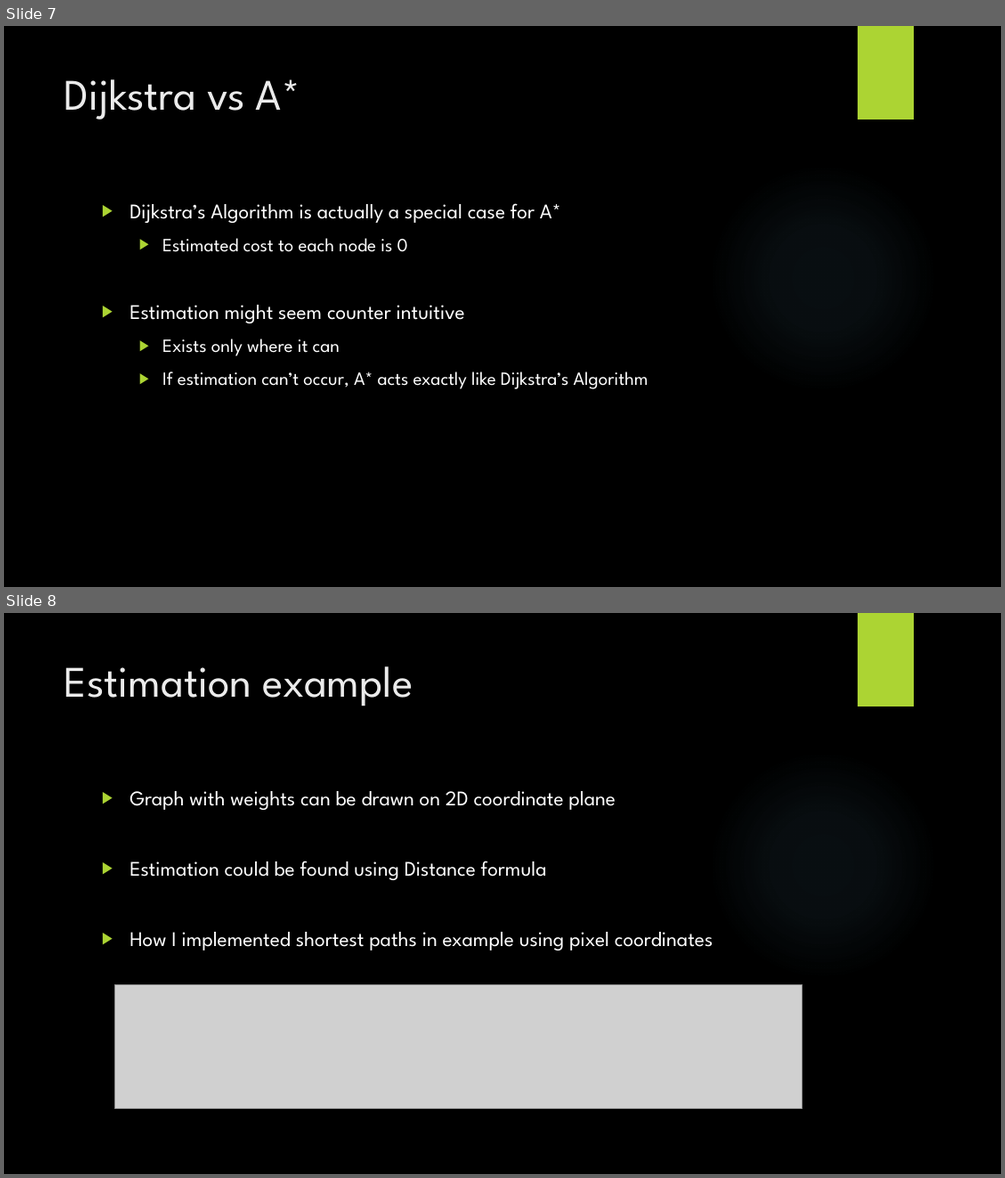
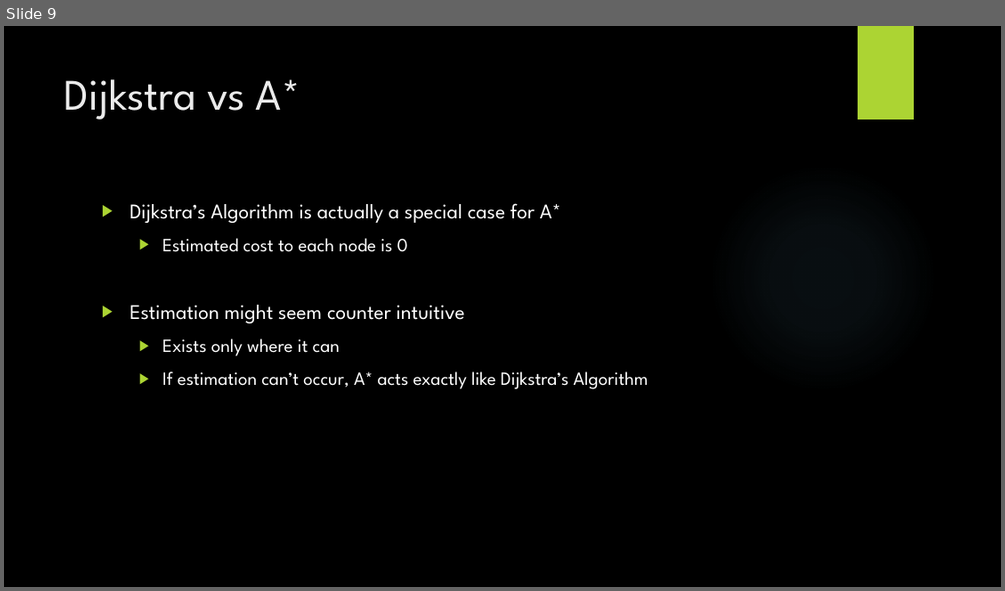
Before and after one commit to StevenPG/GraphTheoryProject2016, a slide deck: Documents/GraphTheoryPresentation.pptx. Shown one above the other, each under a label of ours: slides 7 and 8 before the commit, slide 9 after it. The pictures are 1005x1178 and 1005x591 pixels, drawn with LibreOffice and Linux fonts; fonts in the diff are those of the drawing; grey boxes stand for pictures; background and template pictures are left out. Boxes give left, top, right and bottom in pixels: in the first picture for what was removed or moved away, otherwise in the second. Text is boxed around its words. In the diff, an @@ line names an element or a change of style, - is before the commit and + after.

```diff
--- a/Documents/GraphTheoryPresentation.pptx
+++ b/Documents/GraphTheoryPresentation.pptx
@@ slide 8 removed at bbox=[4, 613, 1001, 1174], background picture (left out); not listed: 2 template elements that a slide beside it also shows @@
@@ title removed at bbox=[65, 666, 413, 706] @@
-Estimation example
@@ text removed at bbox=[129, 791, 712, 950] @@
-▶ Graph with weights can be drawn on 2D coordinate plane
-▶ Estimation could be found using Distance formula
-▶ How I implemented shortest paths in example using pixel coordinates
@@ picture removed at bbox=[114, 985, 802, 1109] @@
@@ what was slide 7 is now slide 9 @@
```
Also in this commit, not shown: 2 slides changed, 7 slides added, 3 other slides removed.
